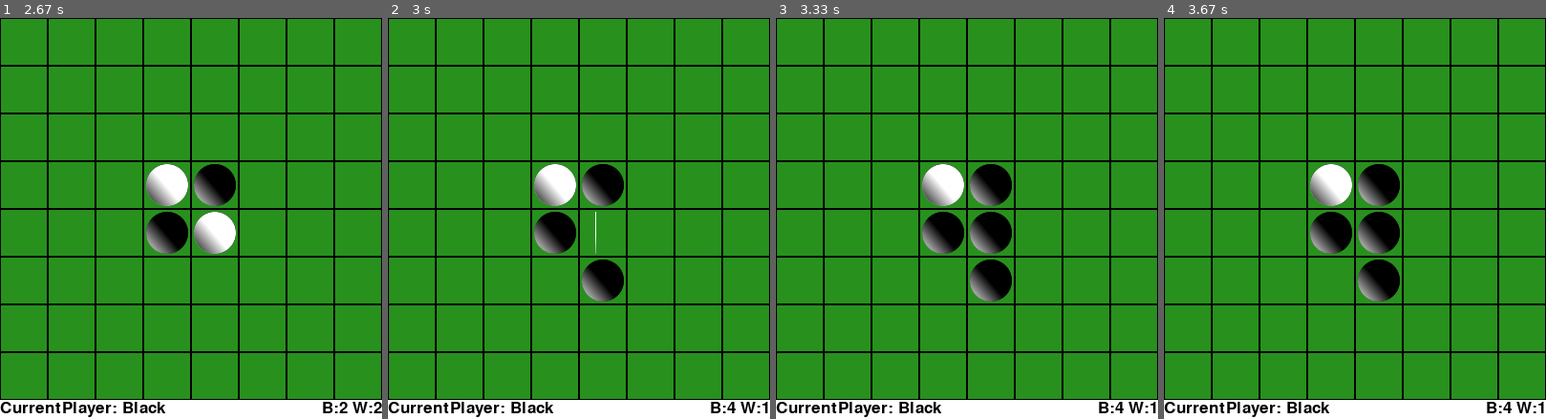
Above: before the commit, frames 1-4 (left to right).
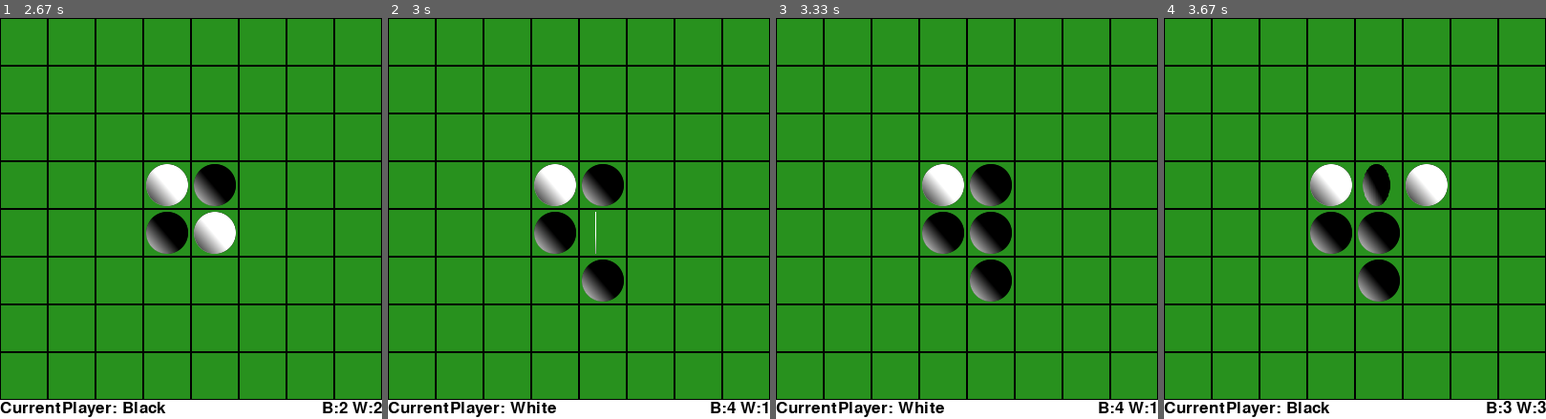
Above: after the commit, the same moments.

Repository: mrsaa2000/Reversi
Game: pygame game, started from pygame_ver.py
Two runs of this game, one before a commit and one after it. Both use one fixed random seed, a clock stepped at 60 frames per second and the inputs below.
Inputs (mouse positions are in pixels of both pictures, inside the frame that each line leads up to):
- Up to frame 1 (2.67 s): click (313, 206) at 0.38 s
- Up to frame 2 (3 s): click (582, 258) at 2.72 s
- Up to frame 3 (3.33 s): no input
- Up to frame 4 (3.67 s): click (1431, 186) at 3.55 s

Frame 1 is identical in both runs. In frame 2, 0.2% of the frame differs, in the area x 32-44%, y 95-99%; in frame 3, 0.2%; in frame 4, 1.5%, in the area x 50-100%, y 36-99%.

Commit message:
Fixed mistake

Diff:
--- a/pygame_ver.py
+++ b/pygame_ver.py
@@ -150,7 +150,7 @@
                 sys.exit()
             if event.type == MOUSEBUTTONDOWN and event.button == 1:
                 x, y = int(event.pos[0] // SQ_SIZE), int(event.pos[1] // SQ_SIZE)
-                if self.reversi.state == reversiCore.State.PLAY:
+                if self.reversi.state == reversiCore.State.START:
                     self.reversi.state = reversiCore.State.PLAY
                 self.turn_action(y, x)
                 if (self.reversi.state == reversiCore.State.PLAY and
